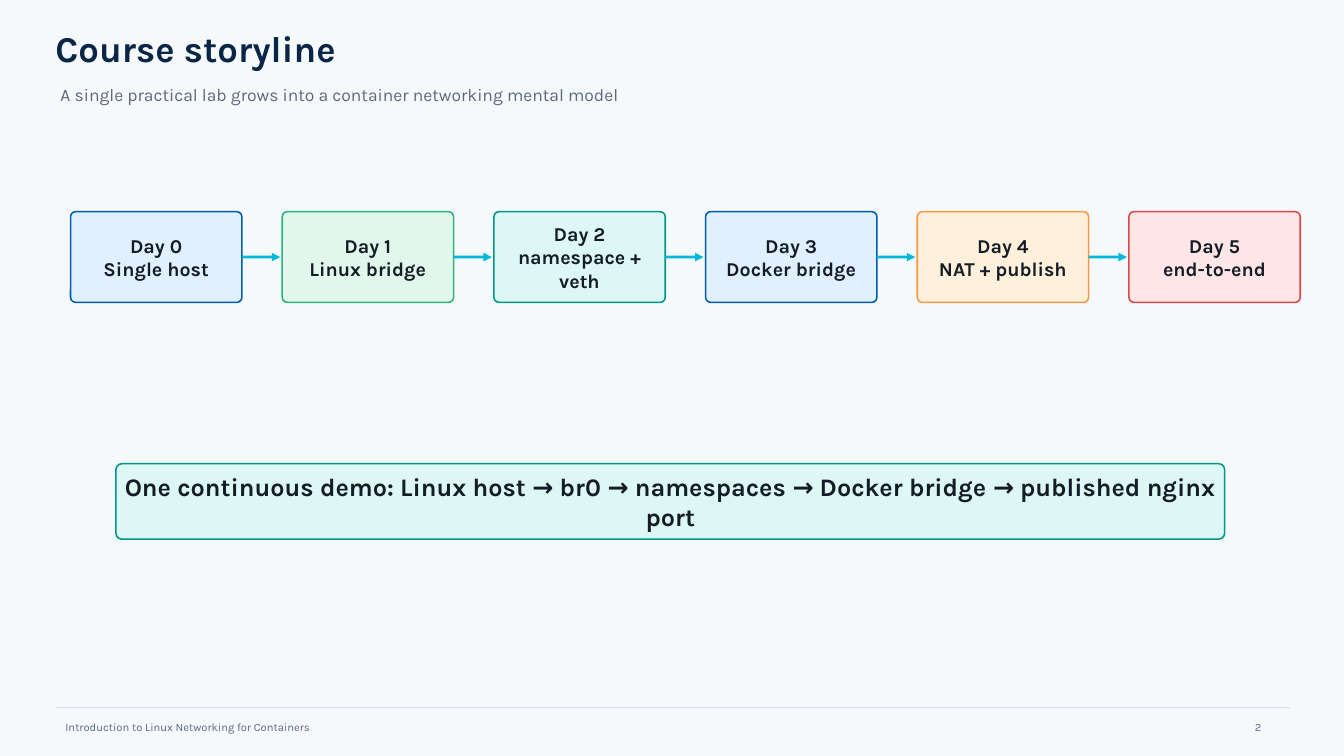
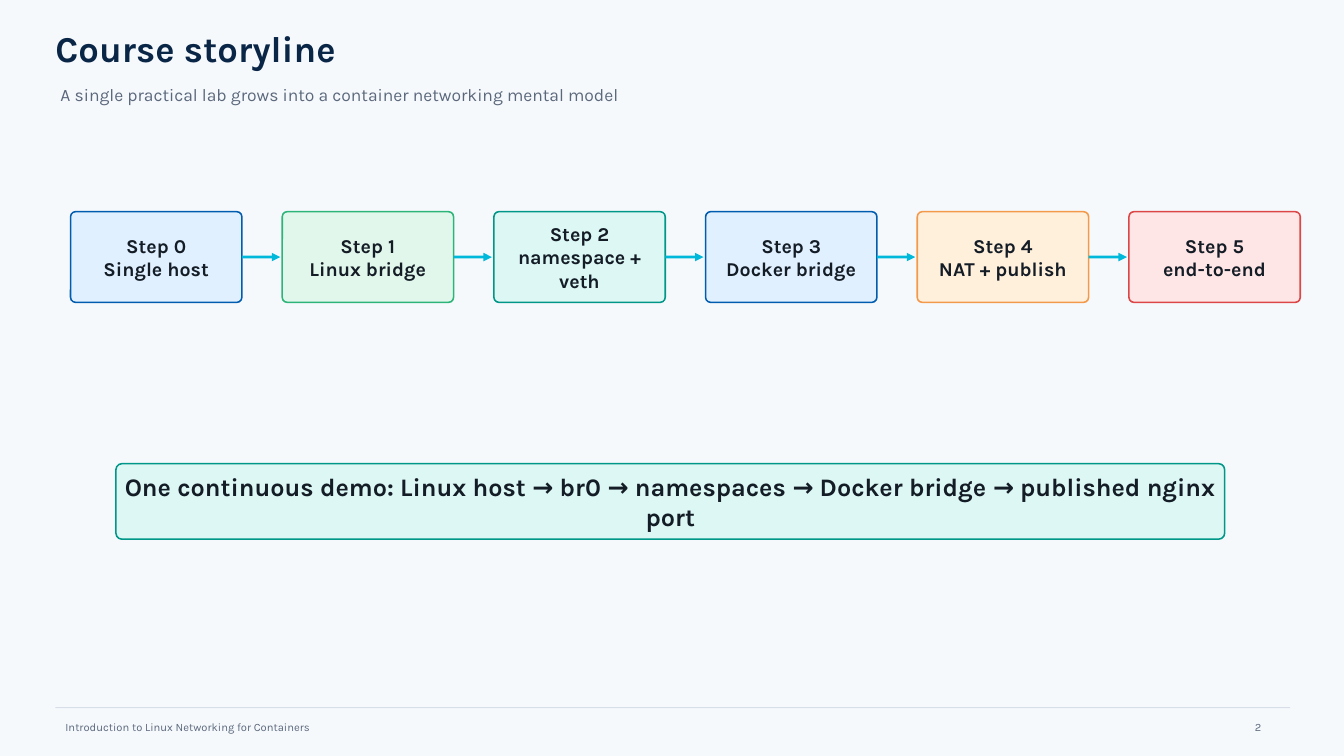
Before and after one commit to ltfe-ict-academy/containerized_infrastructure_and_workload_security, a slide deck: slide 2 of 03_Container_and_Linux_networking/01_Introduction_to_Linux_Networking_for_Containers/introduction_linux_networking_for_containers_combined_50slides.odp. Drawn at 1344x756 pixels with LibreOffice and Linux fonts; fonts in the diff are those of the drawing. Boxes give left, top, right and bottom in pixels: in the first picture for what was removed or moved away, otherwise in the second. Text is boxed around its words. In the diff, an @@ line names an element or a change of style, - is before the commit and + after.

```diff
--- a/03_Container_and_Linux_networking/01_Introduction_to_Linux_Networking_for_Containers/introduction_linux_networking_for_containers_combined_50slides.odp
+++ b/03_Container_and_Linux_networking/01_Introduction_to_Linux_Networking_for_Containers/introduction_linux_networking_for_containers_combined_50slides.odp
@@ text at (x1=550, y1=228, x2=609, y2=246): text changed @@
-Day 2
+Step 2
@@ text at (x1=126, y1=240, x2=186, y2=258): text changed @@
-Day 0
+Step 0
@@ text at (x1=340, y1=240, x2=395, y2=258): text changed @@
-Day 1
+Step 1
@@ text at (x1=761, y1=240, x2=821, y2=258): text changed @@
-Day 3
+Step 3
@@ text at (x1=973, y1=240, x2=1033, y2=258): text changed @@
-Day 4
+Step 4
@@ text at (x1=1185, y1=240, x2=1244, y2=258): text changed @@
-Day 5
+Step 5
```
Also in this commit, not shown: 12 other slides changed.
